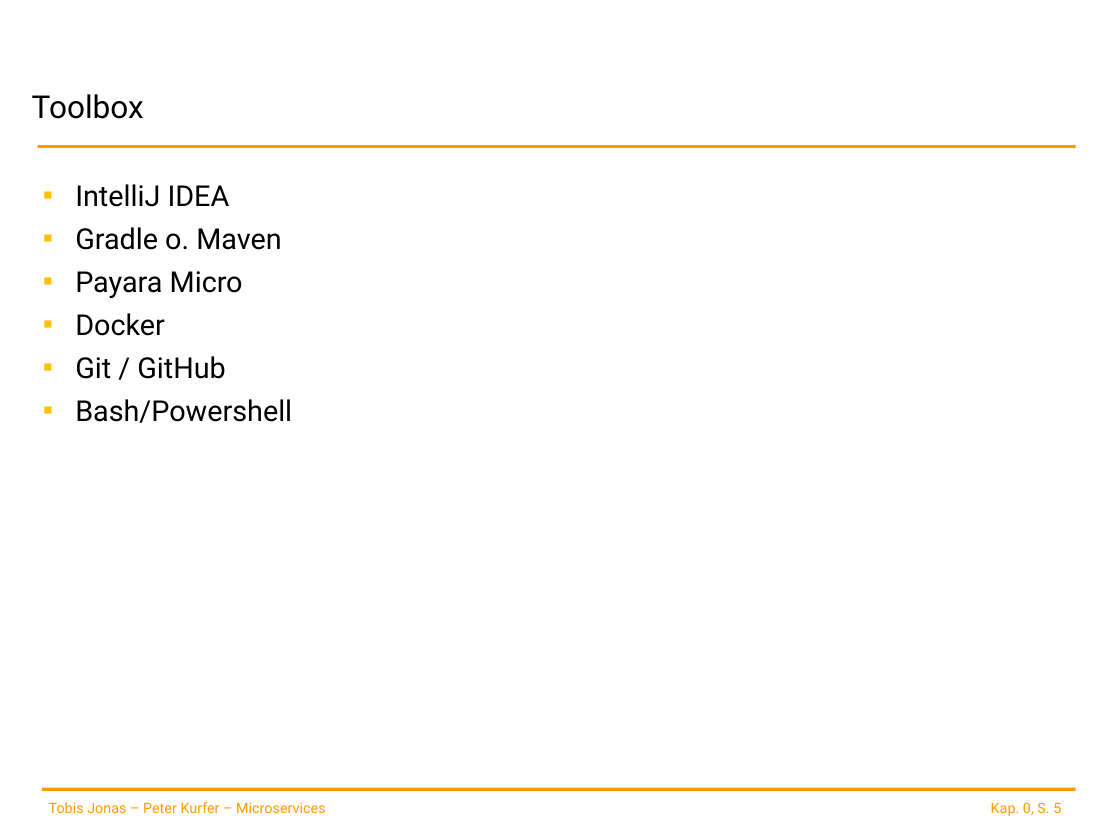
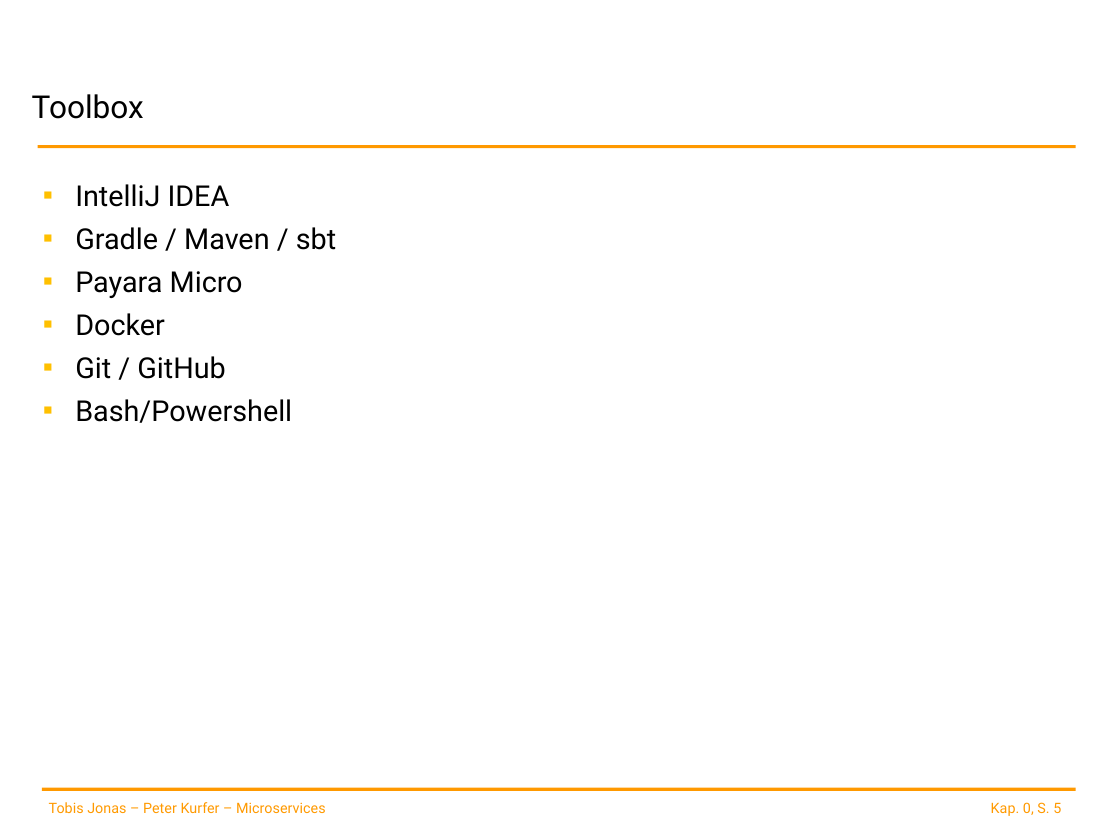
Before and after one commit to spoeck/Lectures, a slide deck: slide 5 of 00-Info/Orga.pptx. Drawn at 1120x840 pixels with LibreOffice and Linux fonts; fonts in the diff are those of the drawing; background and template pictures are left out. Boxes give left, top, right and bottom in pixels: in the first picture for what was removed or moved away, otherwise in the second. Text is boxed around its words. In the diff, an @@ line names an element or a change of style, - is before the commit and + after.

```diff
--- a/00-Info/Orga.pptx
+++ b/00-Info/Orga.pptx
@@ text at (75, 227, 336, 250): text changed @@
-▪ Gradle o. Maven
+▪ Gradle / Maven / sbt
```
Also in this commit, not shown: 1 other slide changed, 1 other file.
